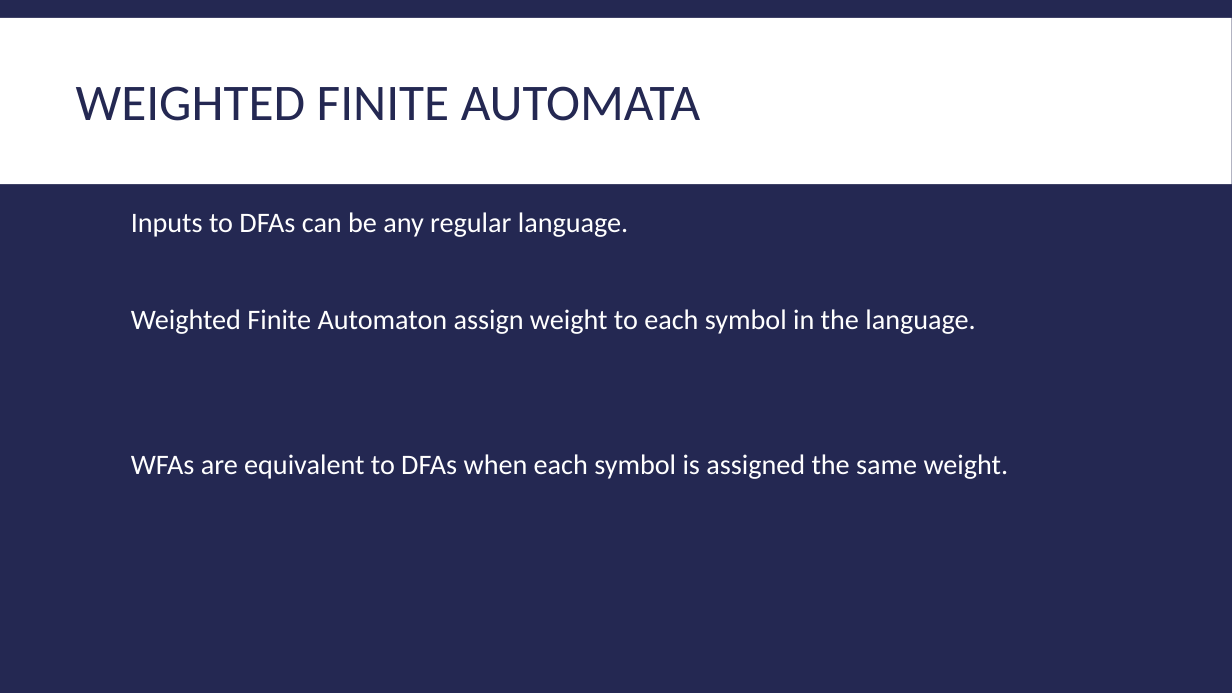
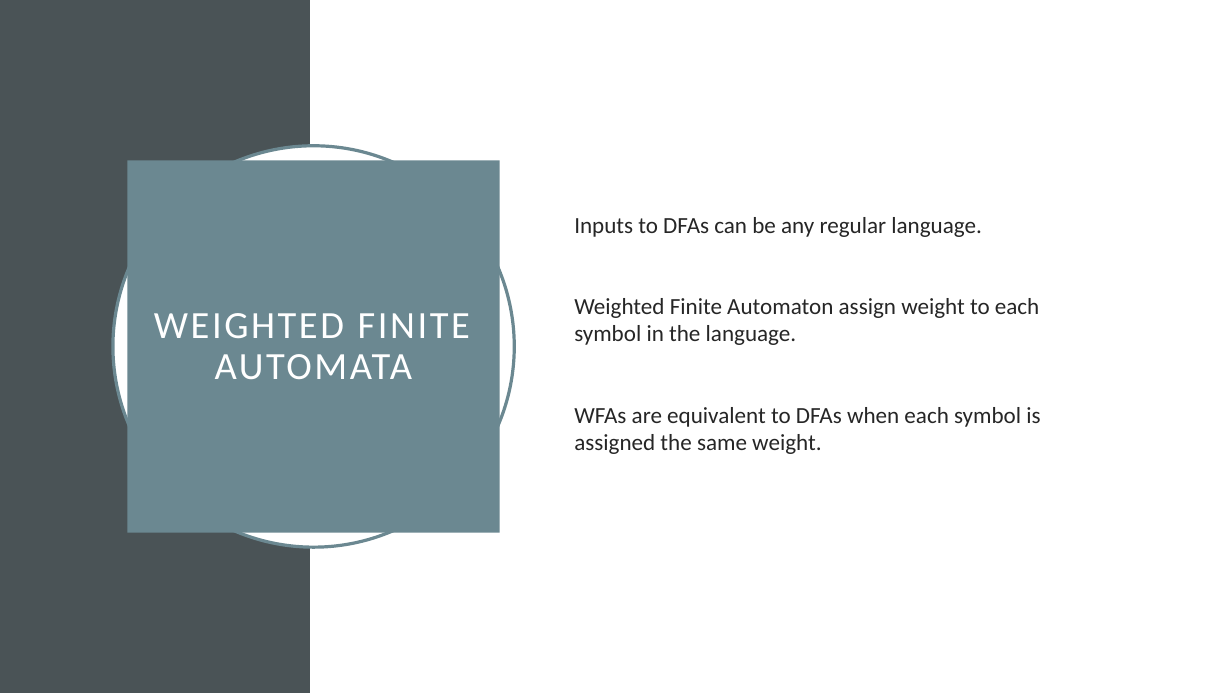
Before and after one commit to Jacobsma/CS477-Project, a slide deck: slide 7 of implementation.pptx. Drawn at 1232x693 pixels with LibreOffice and Linux fonts; fonts in the diff are those of the drawing. Boxes give left, top, right and bottom in pixels: in the first picture for what was removed or moved away, otherwise in the second. Text is boxed around its words. In the diff, an @@ line names an element or a change of style, - is before the commit and + after.

```diff
--- a/implementation.pptx
+++ b/implementation.pptx
@@ background #242852 to #FFFFFF @@
@@ rectangle removed at bbox=[0, 18, 1232, 184] @@
@@ rectangle added at bbox=[0, 0, 311, 693], fill #4A5356 @@
@@ rectangle added at bbox=[311, 0, 1232, 693], fill #FFFFFF @@
@@ ellipse added at bbox=[113, 146, 514, 547], fill #FFFFFF, outline #6B8891 2.5 pt @@
@@ text "Inputs to DFAs can be ...": place and size @@
-text "Inputs to DFAs can be ..." at bbox=[131, 212, 1009, 479]
+text "Inputs to DFAs can be ..." at bbox=[574, 217, 1040, 454]
@@ text "Inputs to DFAs can be ..." at bbox=[574, 217, 1040, 454]: size 22 to 18 pt, text colour #FFFFFF to #262626; line spacing 0.9 to 1; less space between paragraphs; vertical alignment top to middle @@
@@ title "WEIGHTED FINITE AUTOMATA": place and size @@
-title "WEIGHTED FINITE AUTOMATA" at bbox=[76, 86, 701, 121]
+title "WEIGHTED FINITE AUTOMATA" at bbox=[128, 161, 500, 533]
@@ title "WEIGHTED FINITE AUTOMATA" at bbox=[128, 161, 500, 533]: size 40 to 30 pt, text colour #242852 to #FFFFFF, letter spacing 0 to 2 pt; alignment left to centre; line spacing 0.85 to 0.9; fill none to #6B8891 @@
```
Also in this commit, not shown: 20 other slides changed, 3 slides added, 3 slides removed, 1 other file.
